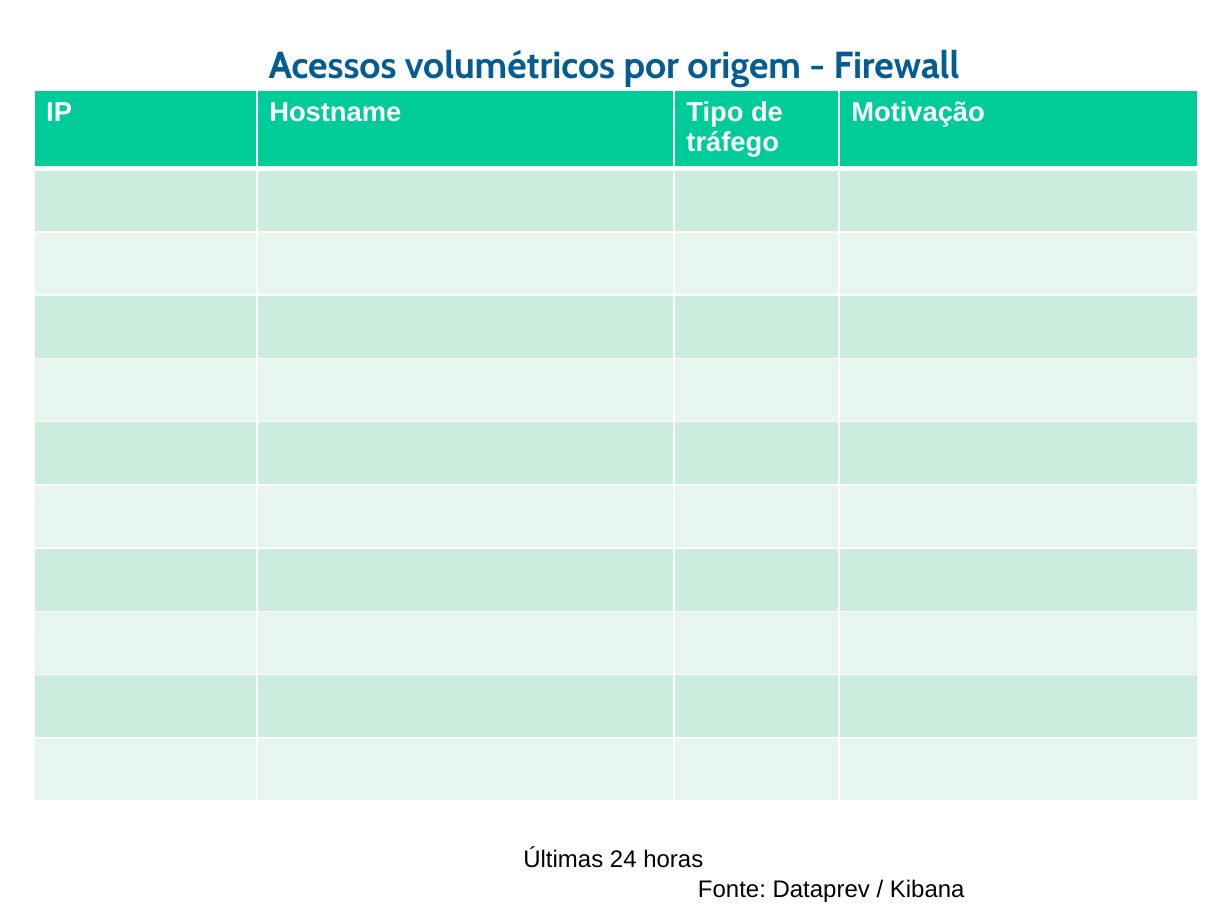
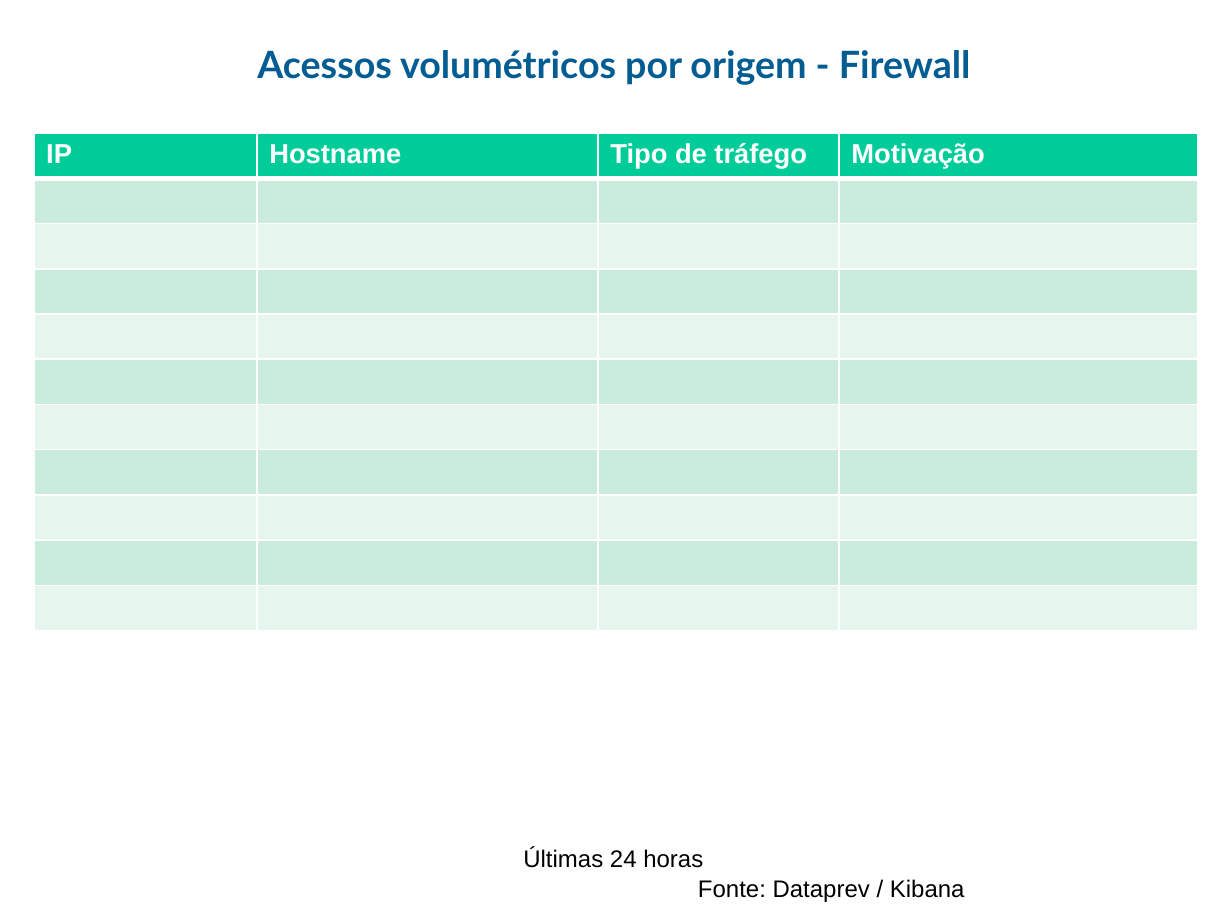
Before and after one commit to guihred/Experiments, a slide deck: slide 9 of src/main/resources/models/Radar_Eventos_v01122020REL1.pptx. Drawn at 1232x924 pixels with LibreOffice and Linux fonts; fonts in the diff are those of the drawing; background and template pictures are left out. Boxes give left, top, right and bottom in pixels: in the first picture for what was removed or moved away, otherwise in the second. Text is boxed around its words. In the diff, an @@ line names an element or a change of style, - is before the commit and + after.

```diff
--- a/src/main/resources/models/Radar_Eventos_v01122020REL1.pptx
+++ b/src/main/resources/models/Radar_Eventos_v01122020REL1.pptx
@@ text "Acessos volumétricos por origem - ..." at [257, 50, 971, 85]: font Cabin to Lato @@
@@ table at [34, 133, 1199, 630] @@
@@ fill #CCECDE to #CAECDD in 20 cells @@
@@ fill #E7F6EF to #E6F6EF in 20 cells @@
@@ table: place and size @@
-table at [34, 91, 1199, 802]
+table at [34, 133, 1199, 630]
```
Also in this commit, not shown: 18 other slides changed, 3 other files.
